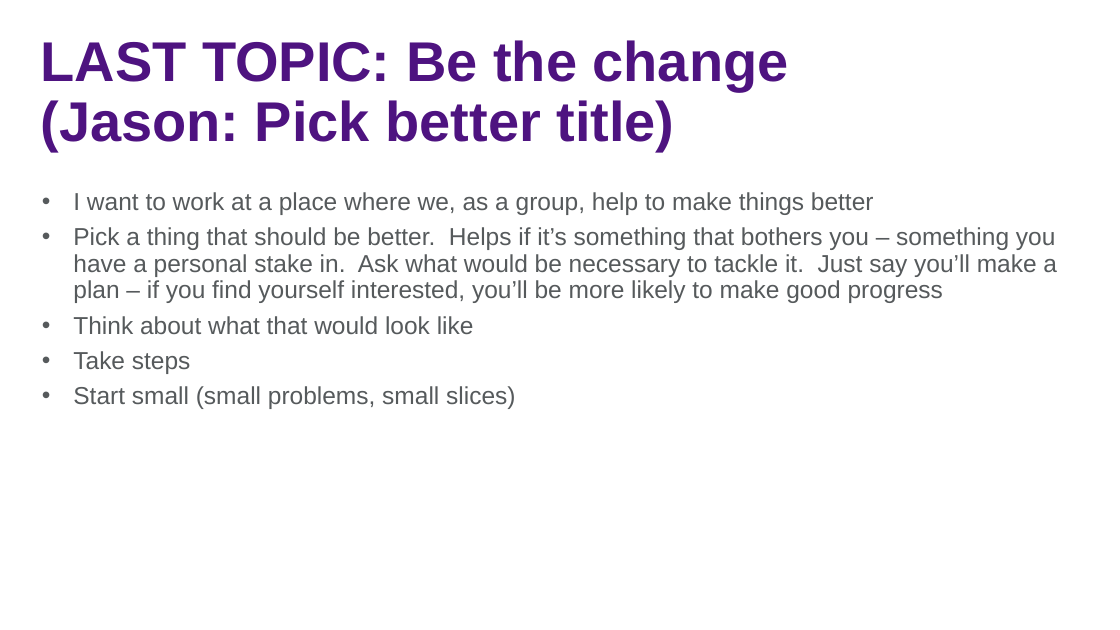
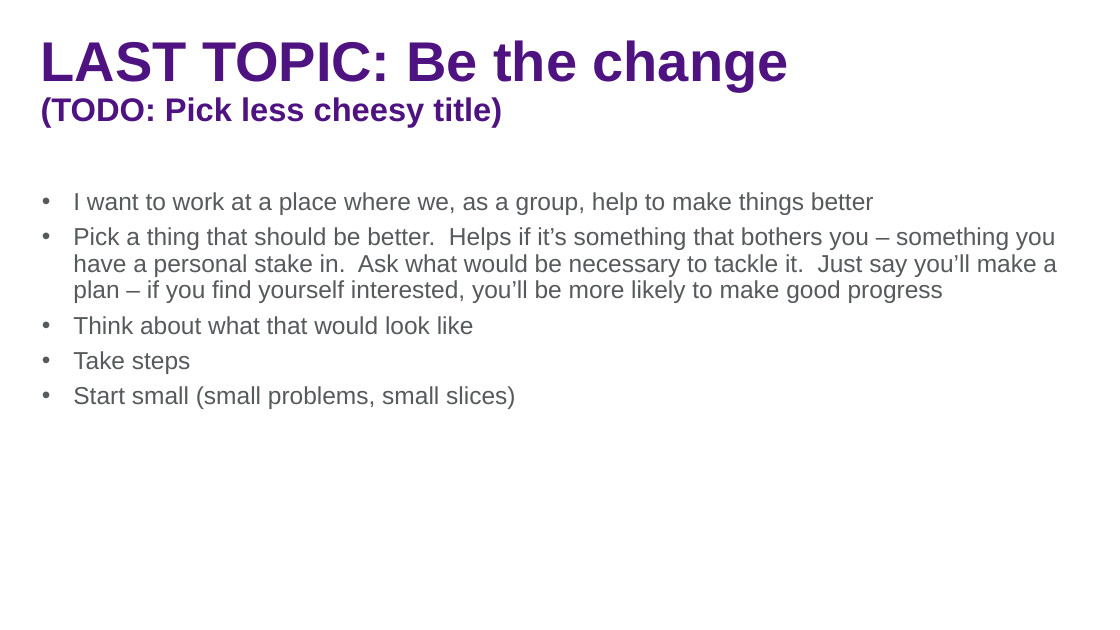
Before and after one commit to jasonjwood/presentations, a slide deck: slide 25 of InFusion2016 - Getting It Done - Jason Wood.pptx (slide 23 before the commit). Drawn at 1120x630 pixels with LibreOffice and Linux fonts; fonts in the diff are those of the drawing; background and template pictures are left out. Boxes give left, top, right and bottom in pixels: in the first picture for what was removed or moved away, otherwise in the second. Text is boxed around its words. In the diff, an @@ line names an element or a change of style, - is before the commit and + after.

```diff
--- a/InFusion2016 - Getting It Done - Jason Wood.pptx
+++ b/InFusion2016 - Getting It Done - Jason Wood.pptx
@@ title at (x1=41, y1=40, x2=789, y2=127): text changed; size 48 to 28 pt @@
-LAST TOPIC: Be the change (Jason: Pick better title)
+LAST TOPIC: Be the change (TODO: Pick less cheesy title)
```
Also in this commit, not shown: 14 other slides changed, 4 slides added, 3 slides removed, 1 other file.
